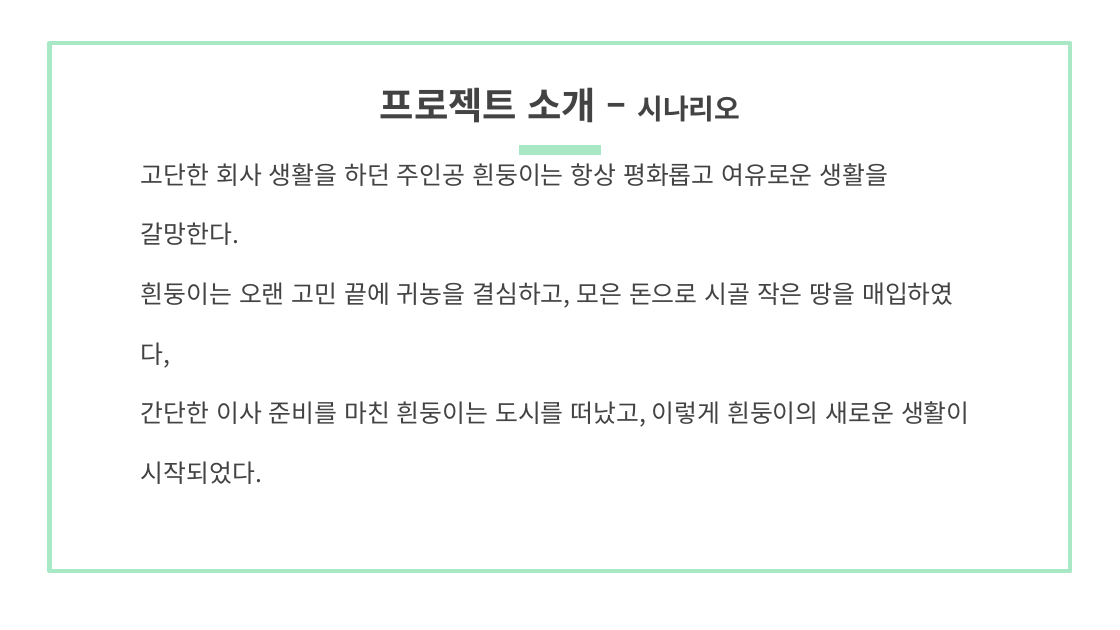
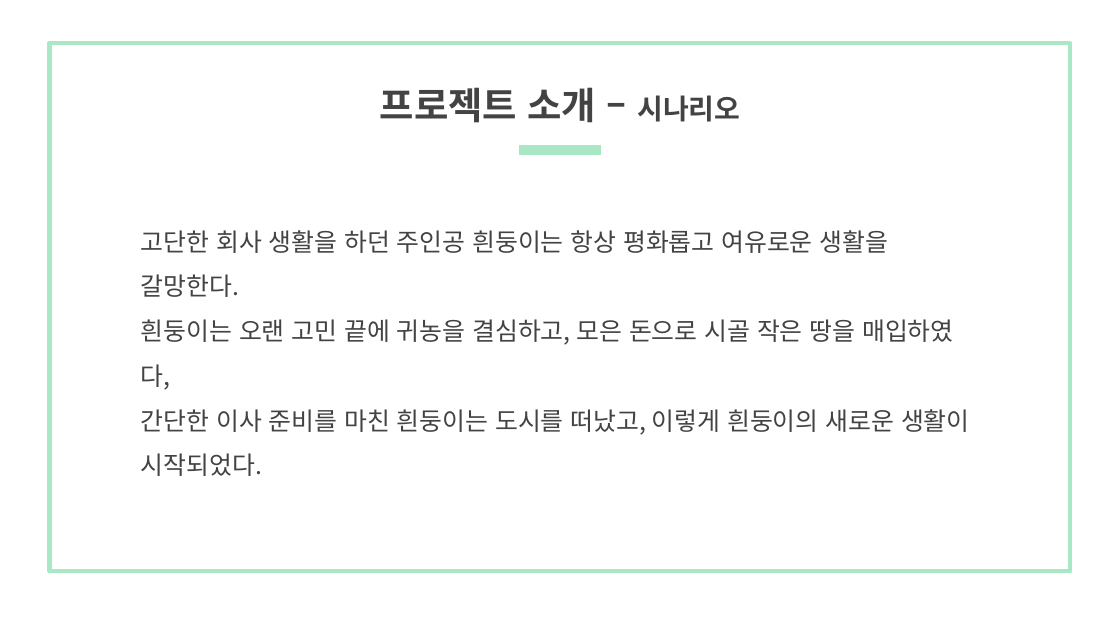
Before and after one commit to kookmin-sw/capstone-2020-10, a slide deck: slide 5 of doc/최종발표 자료/마이 리틀 팜 최종 발표 자료.pptx. Drawn at 1120x630 pixels with LibreOffice and Linux fonts; fonts in the diff are those of the drawing. Boxes give left, top, right and bottom in pixels: in the first picture for what was removed or moved away, otherwise in the second. Text is boxed around its words. In the diff, an @@ line names an element or a change of style, - is before the commit and + after.

```diff
--- a/doc/최종발표 자료/마이 리틀 팜 최종 발표 자료.pptx
+++ b/doc/최종발표 자료/마이 리틀 팜 최종 발표 자료.pptx
@@ text "고단한 회사 생활을 하던 주인공 ..." at (141,230,970,476): line spacing 2 to 1.5 @@
```
Also in this commit, not shown: 5 other slides changed, 3 slides added, 3 slides removed, 1 other file.
